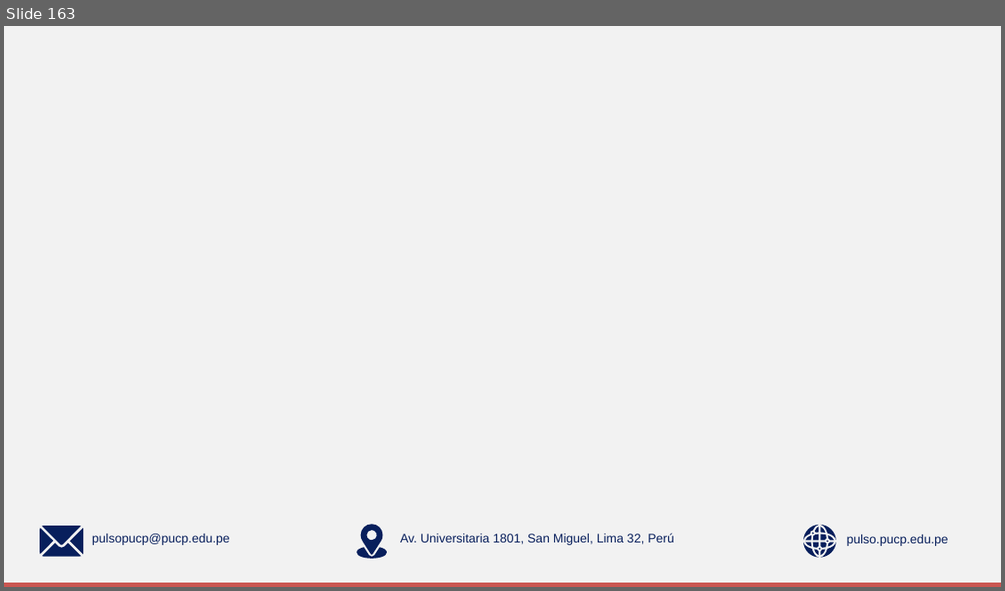
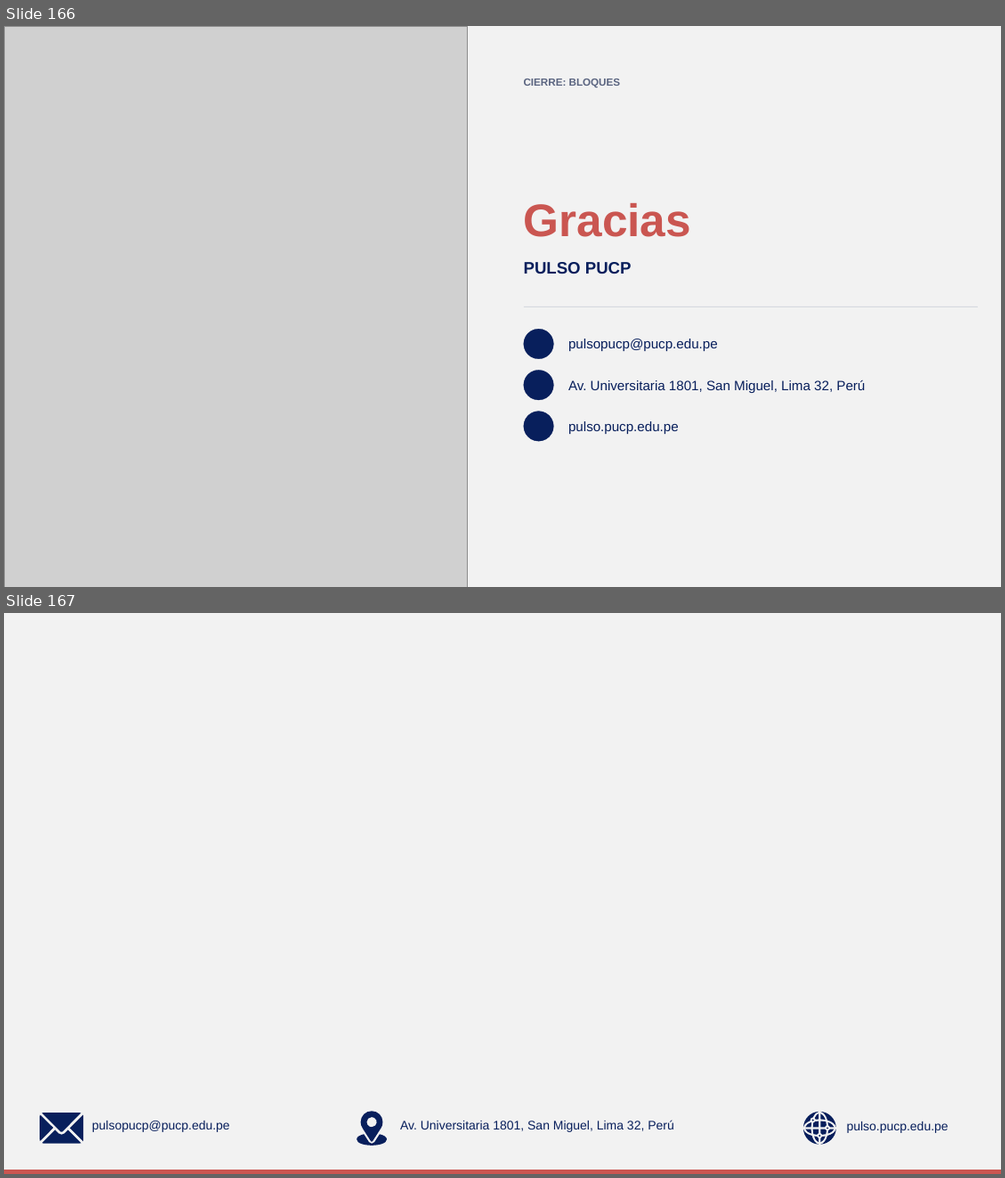
Before and after one commit to GonzaloAlmendariz/prosecnur-app, a slide deck: docs/qa/motor-ppt-2026-10-06/4-recetario/recetario-moderna.pptx. Shown one above the other, each under a label of ours: slide 163 before the commit, slides 166 and 167 after it. The pictures are 1005x591 and 1005x1178 pixels, drawn with LibreOffice and Linux fonts; fonts in the diff are those of the drawing; grey boxes stand for pictures; background and template pictures are left out. Boxes give left, top, right and bottom in pixels: in the first picture for what was removed or moved away, otherwise in the second. Text is boxed around its words. In the diff, an @@ line names an element or a change of style, - is before the commit and + after.

```diff
--- a/docs/qa/motor-ppt-2026-10-06/4-recetario/recetario-moderna.pptx
+++ b/docs/qa/motor-ppt-2026-10-06/4-recetario/recetario-moderna.pptx
@@ slide 166 added at bbox=[4, 26, 1001, 587], background #F2F2F2 @@
@@ picture added at bbox=[4, 26, 468, 587] @@
@@ text added at bbox=[524, 79, 621, 87], 10 pt, text #5A6480, bold @@
+CIERRE: BLOQUES
@@ text added at bbox=[524, 203, 691, 237], 44 pt, text #CA5651, bold @@
+Gracias
@@ text added at bbox=[524, 262, 631, 274], 16 pt, text #081F5C, bold @@
+PULSO PUCP
@@ rectangle added at bbox=[524, 306, 978, 307], fill #D5D9DF, outline #D5D9DF 0.25 pt @@
@@ ellipse added at bbox=[524, 329, 554, 359], fill #081F5C, outline #081F5C 0.25 pt @@
@@ text added at bbox=[568, 338, 718, 351], 13 pt, text #081F5C @@
+pulsopucp@pucp.edu.pe
@@ ellipse added at bbox=[524, 370, 554, 400], fill #081F5C, outline #081F5C 0.25 pt @@
@@ text added at bbox=[568, 380, 865, 393], 13 pt, text #081F5C @@
+Av. Universitaria 1801, San Miguel, Lima 32, Perú
@@ ellipse added at bbox=[524, 411, 554, 441], fill #081F5C, outline #081F5C 0.25 pt @@
@@ text added at bbox=[568, 421, 679, 434], 13 pt, text #081F5C @@
+pulso.pucp.edu.pe
@@ what was slide 163 is now slide 167 @@
```
Also in this commit, not shown: 16 slides changed, 3 other slides added, 11 other files.
